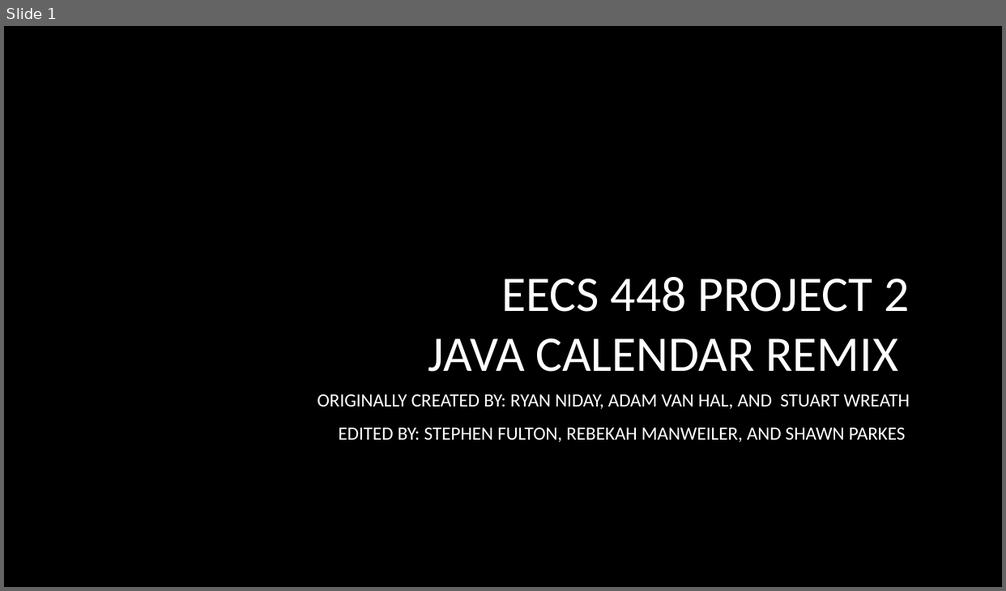
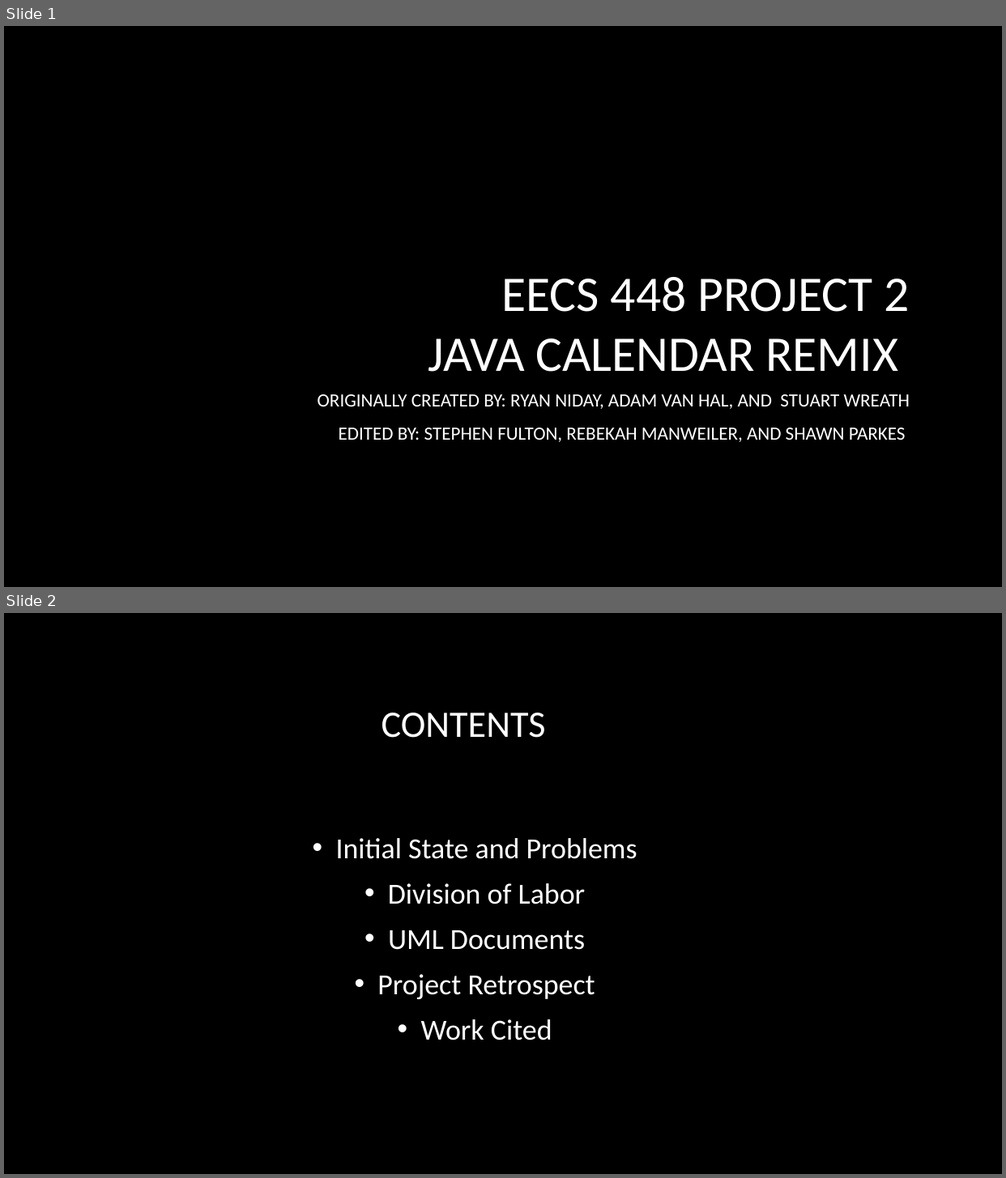
Before and after one commit to StephenWFulton/JavaCalendar, a slide deck: Project2Presentation.pptx. Shown one above the other, each under a label of ours: slide 1 before the commit, slides 1 and 2 after it. The pictures are 1006x591 and 1006x1178 pixels, drawn with LibreOffice and Linux fonts; fonts in the diff are those of the drawing; background and template pictures are left out. Boxes give left, top, right and bottom in pixels: in the first picture for what was removed or moved away, otherwise in the second. Text is boxed around its words. In the diff, an @@ line names an element or a change of style, - is before the commit and + after.

```diff
--- a/Project2Presentation.pptx
+++ b/Project2Presentation.pptx
@@ slide 2 added at box(4, 613, 1002, 1174), background picture (left out) @@
@@ title added at box(381, 713, 546, 738), 36 pt, text #FFFFFF @@
+CONTENTS
@@ text added at box(336, 838, 637, 1041), 28 pt, text #FFFFFF @@
+• Initial State and Problems
+• Division of Labor
+• UML Documents
+• Project Retrospect
+• Work Cited
```
Also in this commit, not shown: 7 other slides added.
